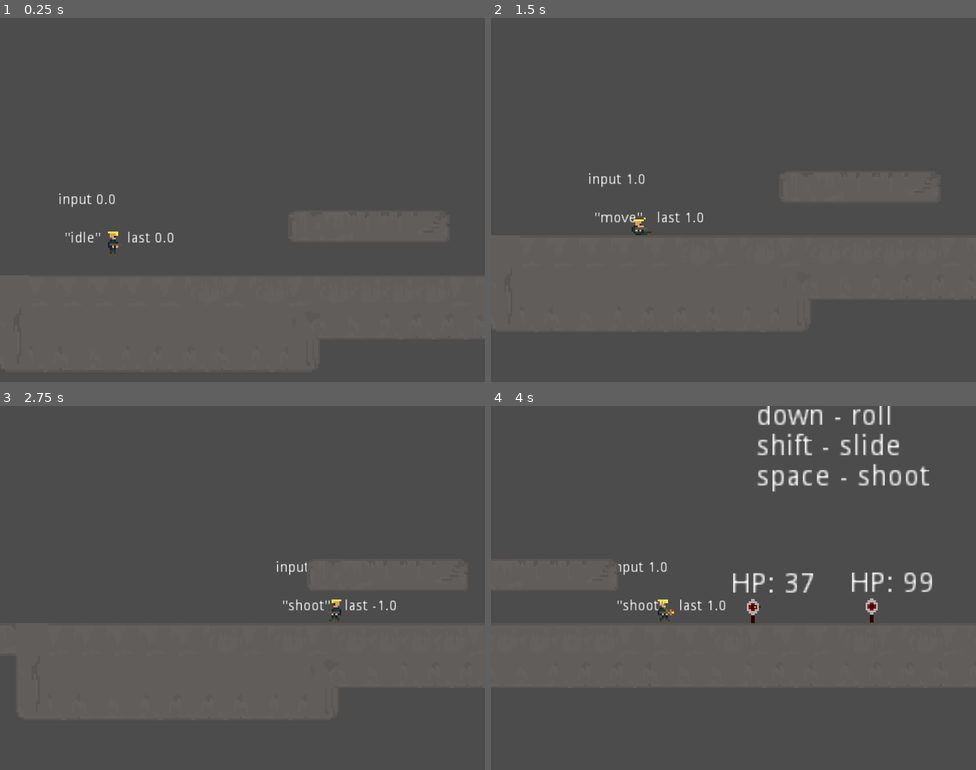
Above: before the commit, frames 1-4 (two rows, left to right).
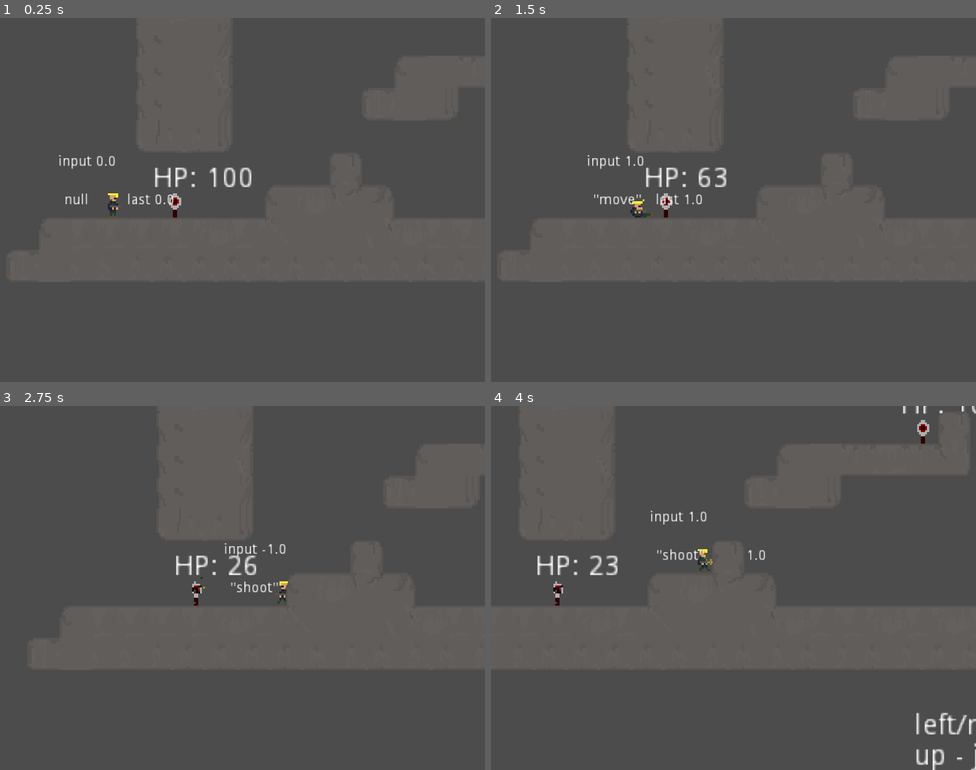
Above: after the commit, the same moments.

Repository: raczynskid/PixelSoldier
Game: Godot game, scene res://World.tscn
Same seed, same stepped clock (60 frames per second), same inputs: the game is played once before the commit and once after it.
Inputs:
- Up to frame 1 (0.25 s): no input
- Up to frame 2 (1.5 s): hold Space (fire) 0.53-1.28 s; hold Right (ui_right) from 0.53 s (still down); tap Up (ui_up) at 0.77 s; tap Shift (slide) at 1.35 s
- Up to frame 3 (2.75 s): tap Up (ui_up) at 1.52 s; release Right (ui_right) at 2.03 s; hold Left (ui_left) from 2.03 s (still down); hold Space (fire) from 2.03 s (still down)
- Up to frame 4 (4 s): release Left (ui_left) at 2.78 s; release Space (fire) at 2.78 s; hold Right (ui_right) from 2.78 s (still down); tap Shift (slide) at 2.85 s; tap Up (ui_up) at 3.02, 3.77 s; hold Space (fire) from 3.53 s (still down)

The runs differ from the first frame. In frame 1, 1.2% of the frame differs, in the area x 12-52%, y 37-66%; in frame 2, 1.2%; in frame 3, 1.1%; in frame 4, 4.5%, in the area x 9-100%, y 0-100%.

Commit message:
changing sprites on enemy dummy based on dmg, visible death state

Diff:
--- a/Characters/DummyTarget.gd
+++ b/Characters/DummyTarget.gd
@@ -1,9 +1,19 @@
 extends KinematicBody2D
 
-var hp : int = 100
+# set variables
+var max_hp : int = 100
+var hp : int = max_hp
 var dead : bool = false
+
+# load nodes
 onready var player = get_parent().get_node("Player")
 onready var rifle_beam = player.get_node("RifleBeam")
+onready var active_sprite = get_node("Sprite")
+
+# preload textures
+var spr_full_hp = preload("res://Sprites/Characters/Dummy.png")
+var spr_damaged = preload("res://Sprites/Characters/BrokenDummy.png")
+var spr_dead = preload("res://Sprites/Characters/DeadDummy.png")
 
 func _ready():
 	rifle_beam.connect("_on_hit_by_rifle", self, "_on_hit_by_rifle")
@@ -18,7 +28,12 @@
 func _physics_process(_delta):
 	# only check for damage if not dead
 	if not dead:
-		if hp <= 0:
+		# if half damaged change texture to damaged
+		if (hp < float(max_hp) / 2) and (hp > 0):
+			get_node("Sprite").set_texture(spr_damaged)
+
+		# set state as dead if hp falls to 0
+		elif hp <= 0:
 			die()
 
 	# debug nodes
@@ -30,5 +45,6 @@
 func die():
 	# set dead state, disable collisions
 	dead = true
+	get_node("Sprite").set_texture(spr_dead)
 	get_node("Hurtbox/CollisionShape2D").disabled = true
 	get_node("CollisionShape2D").disabled = true
--- a/Characters/Player.tscn
+++ b/Characters/Player.tscn
@@ -546,7 +546,9 @@
 drag_margin_h_enabled = true
 drag_margin_v_enabled = true
 smoothing_enabled = true
+drag_margin_left = 0.4
 drag_margin_top = 0.5
+drag_margin_right = 0.4
 editor_draw_drag_margin = true
 
 [node name="MovementCollision" type="CollisionShape2D" parent="."]
--- a/World.tscn
+++ b/World.tscn
@@ -14,7 +14,7 @@
 [node name="Level" type="Node" parent="."]
 
 [node name="Player" parent="Level" instance=ExtResource( 2 )]
-position = Vector2( 202.379, 504.483 )
+position = Vector2( 229.751, 343.08 )
 
 [node name="AnimationTree" parent="Level/Player" index="0"]
 process_mode = 0
@@ -57,7 +57,7 @@
 [node name="Tiles" parent="Level" instance=ExtResource( 1 )]
 
 [node name="ConcreteWalls" parent="Level/Tiles" index="0"]
-tile_data = PoolIntArray( 65576, 0, 0, 65577, 0, 131076, 655 …(7214 unchanged characters)… 2162694, 0, 131075, 2162695, 0, 2, 2162736, 0, 65541, 2162737, 0, 65538, 2228229, 0, 131072, 2228230, 0, 4, 2228231, 0, 65537, 2228232, 0, 327684, 2228233, 0, 65537, 2228234, 0, 131076, 2228235, 0, 131076, 2228236, 0, 131076, 2228237, 0, 131076, 2228238, 0, 131076, 2228239, 0, 1, 2228240, 0, 131076, 2228241, 0, 1, 2228242, 0, 131076, 2228243, 0, 1, 2228244, 0, 1, 2228245, 0, 1, 2228246, 0, 1, 2228247, 0, 131076, 2228248, 0, 131076, 2228249, 0, 131076, 2228250, 0, 1, 2228251, 0, 131076, 2228252, 0, 131076, 2228253, 0, 131076, 2228254, 0, 1, 2228255, 0, 131076, 2228256, 0, 1, 2228257, 0, 131076, 2228258, 0, 1, 2228259, 0, 131076, 2228260, 0, 1, 2228261, 0, 1, 2228262, 0, 1, 2228263, 0, 1, 2228264, 0, 131076, 2228265, 0, 131076, 2228266, 0, 131076, 2228267, 0, 1, 222 …(1181 unchanged characters)…
+tile_data = PoolIntArray( 65576, 0, 0, 65577, 0, 131076, 655 …(7214 unchanged characters)… 2162694, 0, 131075, 2162695, 0, 2, 2162728, 0, 262146, 2162736, 0, 65541, 2162737, 0, 65538, 2228229, 0, 131072, 2228230, 0, 4, 2228231, 0, 65537, 2228232, 0, 327684, 2228233, 0, 65537, 2228234, 0, 131076, 2228235, 0, 131076, 2228236, 0, 131076, 2228237, 0, 131076, 2228238, 0, 131076, 2228239, 0, 1, 2228240, 0, 131076, 2228241, 0, 1, 2228242, 0, 131076, 2228243, 0, 1, 2228244, 0, 1, 2228245, 0, 1, 2228246, 0, 1, 2228247, 0, 131076, 2228248, 0, 131076, 2228249, 0, 131076, 2228250, 0, 1, 2228251, 0, 131076, 2228252, 0, 131076, 2228253, 0, 131076, 2228254, 0, 1, 2228255, 0, 131076, 2228256, 0, 1, 2228257, 0, 131076, 2228258, 0, 1, 2228259, 0, 131076, 2228260, 0, 1, 2228261, 0, 1, 2228262, 0, 1, 2228263, 0, 131076, 2228264, 0, 262145, 2228265, 0, 1, 2228266, 0, 131076, 2228267, 0, 1, 222 …(1181 unchanged characters)…
 
 [node name="RichTextLabel" type="RichTextLabel" parent="Level"]
 margin_left = 436.339
@@ -76,9 +76,23 @@
 [node name="KinematicBody2D" parent="Level" instance=ExtResource( 3 )]
 position = Vector2( 434.557, 538.01 )
 
+[node name="KinematicBody2D3" parent="Level" instance=ExtResource( 3 )]
+position = Vector2( 259.481, 346.247 )
+
 [node name="KinematicBody2D2" parent="Level" instance=ExtResource( 3 )]
 position = Vector2( 493.366, 537.635 )
-[connection signal="hit_by_rifle" from="Level/Player/RifleBeam" to="Level/Player/RifleBeam" method="_on_hit_by_rifle"]
+
+[node name="KinematicBody2D4" parent="Level" instance=ExtResource( 3 )]
+position = Vector2( 122.554, 345.872 )
+
+[node name="KinematicBody2D5" parent="Level" instance=ExtResource( 3 )]
+position = Vector2( 177.911, 537.9 )
+
+[node name="KinematicBody2D6" parent="Level" instance=ExtResource( 3 )]
+position = Vector2( 741.016, 537.635 )
+
+[node name="KinematicBody2D7" parent="Level" instance=ExtResource( 3 )]
+position = Vector2( 440.393, 266.412 )
 
 [editable path="Level/Player"]
 
Binary file added: Sprites/Characters/BrokenDummy.png
Not shown, added: Sprites/Characters/BrokenDummy.png.import
Binary file added: Sprites/Characters/DeadDummy.png
Not shown, added: Sprites/Characters/DeadDummy.png.import
Not shown, changed: Run.pck
